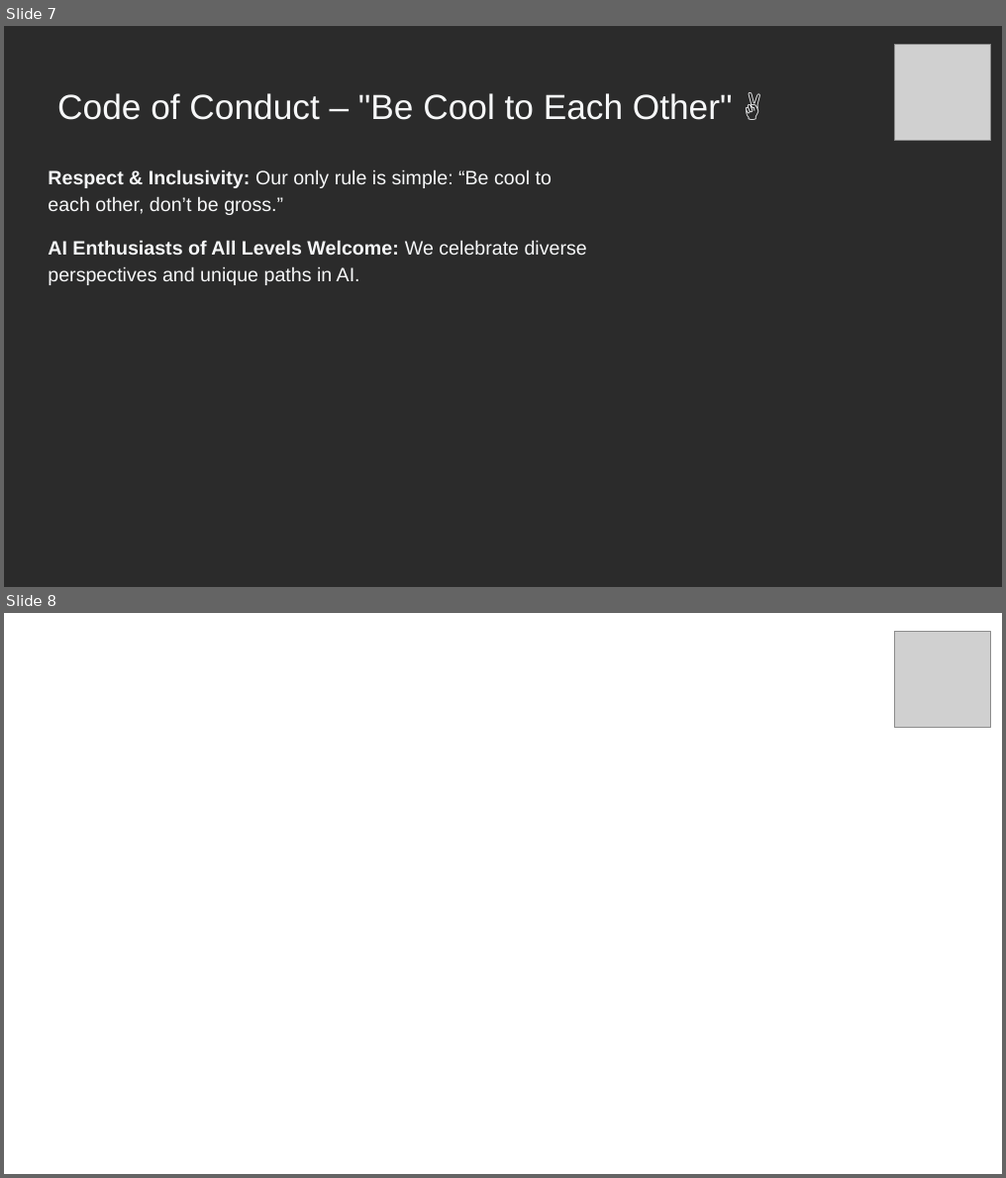
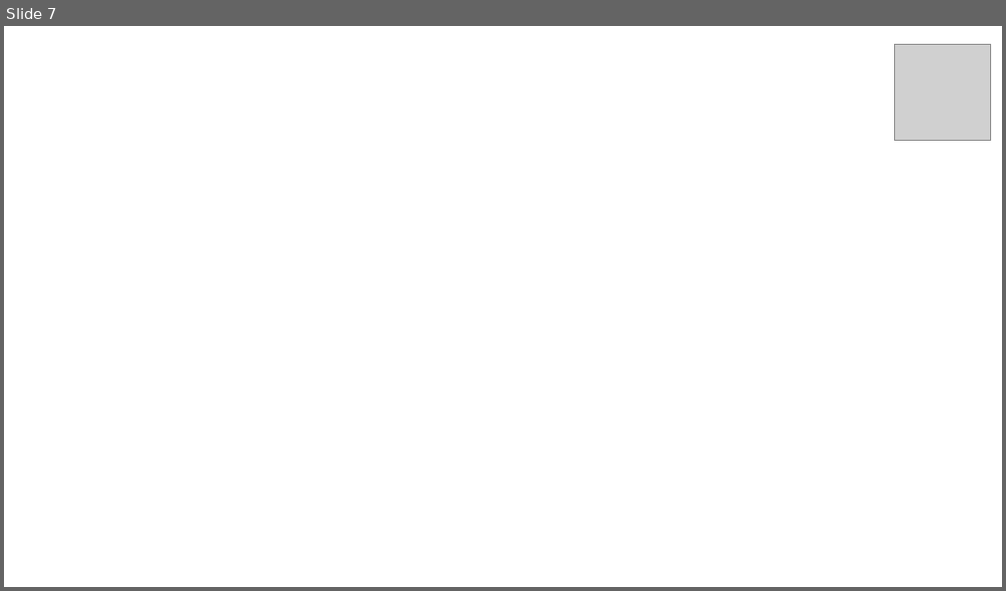
Before and after one commit to aimug-org/austin_langchain, a slide deck: resources/presentations/2024-11-7-MLOPS World - Austin LangChain Deck.pptx. Shown one above the other, each under a label of ours: slides 7 and 8 before the commit, slide 7 after it. The pictures are 1006x1178 and 1006x591 pixels, drawn with LibreOffice and Linux fonts; fonts in the diff are those of the drawing; grey boxes stand for pictures; background and template pictures are left out; a plain dark background stands for a picture behind light text. Boxes give left, top, right and bottom in pixels: in the first picture for what was removed or moved away, otherwise in the second. Text is boxed around its words. In the diff, an @@ line names an element or a change of style, - is before the commit and + after.

```diff
--- a/resources/presentations/2024-11-7-MLOPS World - Austin LangChain Deck.pptx
+++ b/resources/presentations/2024-11-7-MLOPS World - Austin LangChain Deck.pptx
@@ slide 7 removed at bbox=[4, 26, 1002, 587], background picture (left out) @@
@@ picture removed at bbox=[894, 45, 990, 142] @@
@@ title removed at bbox=[57, 93, 733, 120] @@
-Code of Conduct – "Be Cool to Each Other" ✌️
@@ text removed at bbox=[48, 170, 587, 285] @@
-Respect & Inclusivity: Our only rule is simple: “Be cool to each other, don’t be gross.”
-AI Enthusiasts of All Levels Welcome: We celebrate diverse perspectives and unique paths in AI.
@@ what was slide 8 is now slide 7 @@
```
Also in this commit, not shown: 2 slides changed, 1 slide added, 1 other slide removed, 3 other files.
